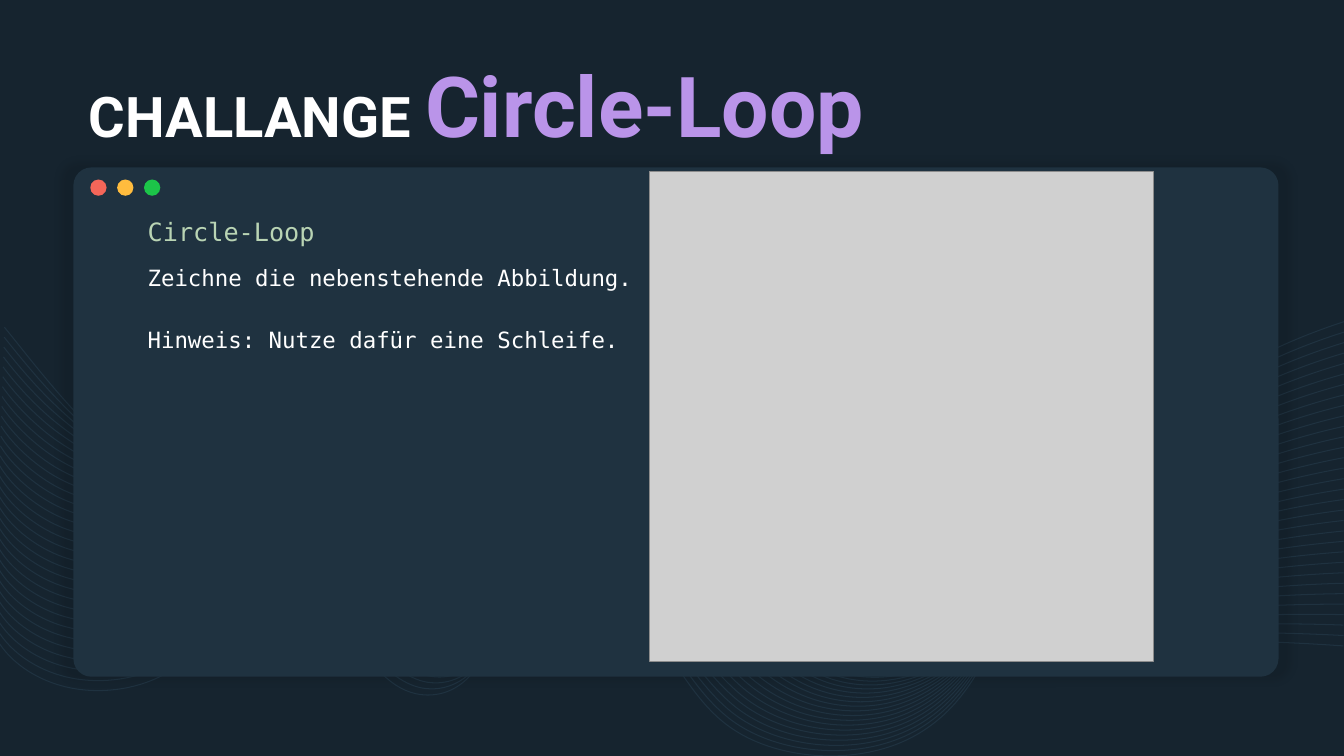
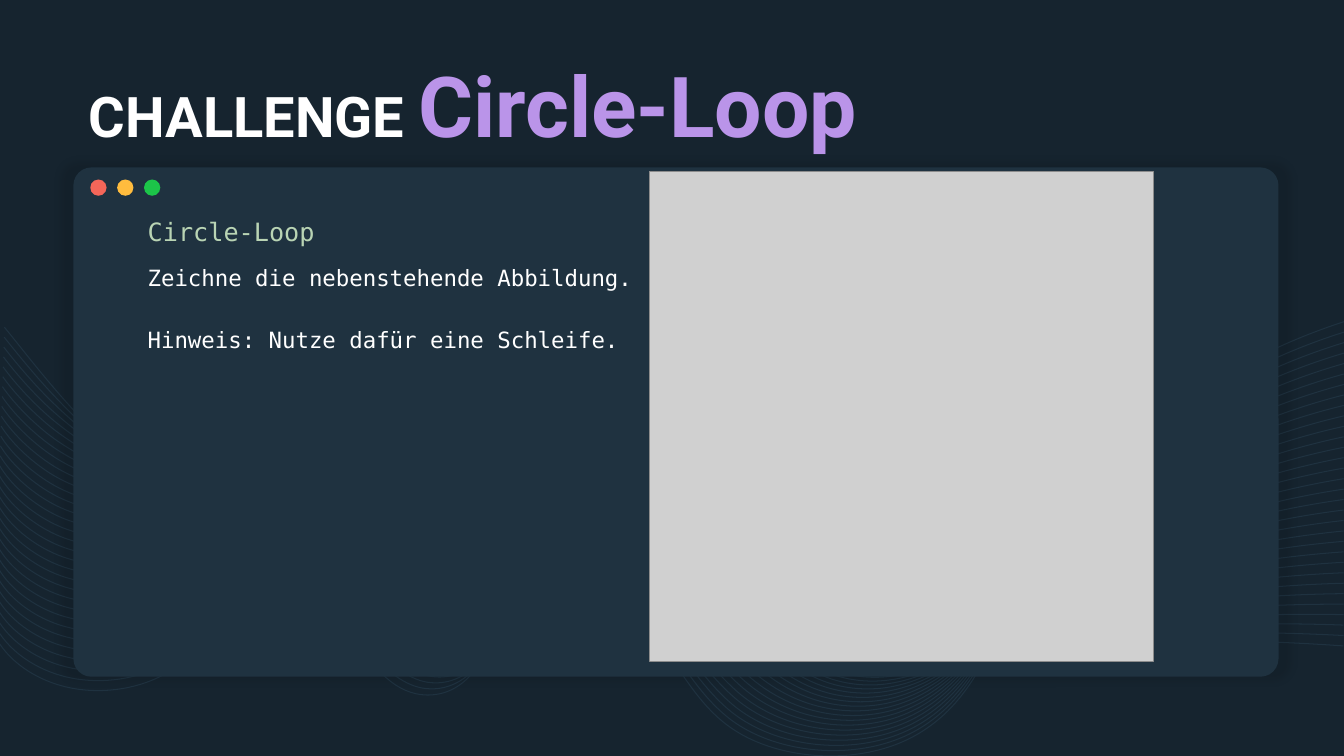
Before and after one commit to derech1e/python-beginner-course, a slide deck: slide 15 of 006/lesson_6.pptx. Drawn at 1344x756 pixels with LibreOffice and Linux fonts; fonts in the diff are those of the drawing; grey boxes stand for pictures. Boxes give left, top, right and bottom in pixels: in the first picture for what was removed or moved away, otherwise in the second. Text is boxed around its words. In the diff, an @@ line names an element or a change of style, - is before the commit and + after.

```diff
--- a/006/lesson_6.pptx
+++ b/006/lesson_6.pptx
@@ title at [89,74,857,154]: text changed @@
-CHALLANGE Circle-Loop
+CHALLENGE Circle-Loop
```
Also in this commit, not shown: 5 other slides changed, 2 other files.
